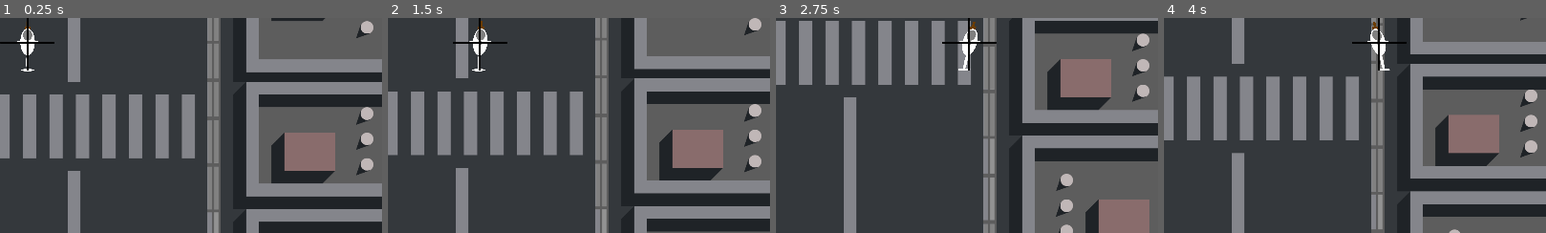
Above: before the commit, frames 1-4 (left to right).
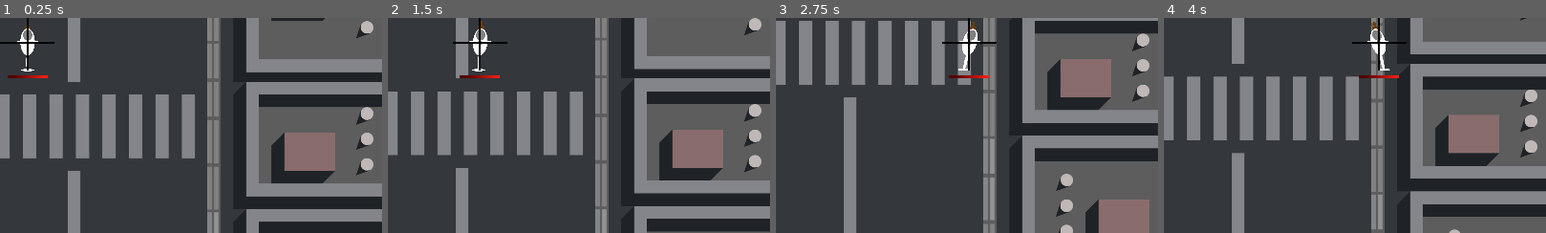
Above: after the commit, the same moments.

Repository: gargamal/alligator
Game: Godot game, scene res://level/game_level.tscn
Two runs of this game, one before a commit and one after it. Both use one fixed random seed, a clock stepped at 60 frames per second and the inputs below.
Inputs:
- Up to frame 1 (0.25 s): no input
- Up to frame 2 (1.5 s): tap Enter at 0.5 s; hold Right (ui_right) 0.53-1.28 s; hold Down (ui_down) from 1.28 s (still down)
- Up to frame 3 (2.75 s): release Down (ui_down) at 2.03 s; hold Right (ui_right) from 2.03 s (still down)
- Up to frame 4 (4 s): release Right (ui_right) at 2.78 s; hold Up (ui_up) 2.78-3.53 s; hold Left (ui_left) from 3.53 s (still down)
The pictures show only the part of the screen within x 46-96%, y 43-93%; the shares and areas given below are measured in that part.

The runs differ from the first frame. In frame 1, 0.1% of the frame differs, in the area x 2-13%, y 26-28%; in frame 2, 0.1%; in frame 3, 0.1%; in frame 4, 0.1%.

Commit message:
add : drop item / fix : bullet collision / up : position enemy / aniamtion helicoptere

Diff:
--- a/bullet/bullet.gd
+++ b/bullet/bullet.gd
@@ -27,9 +27,12 @@
 				if obj_colide != exclude_body:
 					if obj_colide is Player:
 						obj_colide.take_hit(power)
-					elif obj_colide is Enemy:
+						queue_free()
+					elif obj_colide is Enemy and obj_colide.is_alive:
 						obj_colide.take_hit(power)
-				queue_free()
+						queue_free()
+					elif "decor_static" in obj_colide.get_groups():
+						queue_free()
 
 func set_fire(new_direction :Vector2):
 	direction = new_direction
--- a/enemy/Drop/item_drop.gd
+++ b/enemy/Drop/item_drop.gd
@@ -1,16 +1,24 @@
 extends Area2D
 class_name ItemBox
 
-# Called when the node enters the scene tree for the first time.
+enum Type_ItemBox { NONE, WEAPON, HEAL }
+
+@onready var animation_player = $AnimationPlayer
+
+@export_range(0.0, 1.0) var drop_weapon :float = 0.2
+
+var rng = RandomNumberGenerator.new()
+var type_itemBox :Type_ItemBox = Type_ItemBox.NONE
+
 func _ready():
-	pass # Replace with function body.
-
-
-# Called every frame. 'delta' is the elapsed time since the previous frame.
-func _process(delta):
-	pass
-
+	if rng.randf_range(0.0, 1.0) <= drop_weapon:
+		animation_player.play("item_drop_weapon")
+		type_itemBox = Type_ItemBox.WEAPON
+	else:
+		animation_player.play("item_drop_heal")
+		type_itemBox = Type_ItemBox.HEAL
 
 func _on_body_entered(body):
 	if body is Player:
+		body.take_itembox(type_itemBox)
 		queue_free()
--- a/enemy/Drop/item_drop.tscn
+++ b/enemy/Drop/item_drop.tscn
@@ -1,7 +1,8 @@
-[gd_scene load_steps=8 format=3 uid="uid://bgntfh7ttfv45"]
+[gd_scene load_steps=10 format=3 uid="uid://bgntfh7ttfv45"]
 
 [ext_resource type="Script" path="res://enemy/Drop/item_drop.gd" id="1_uaijw"]
 [ext_resource type="Texture2D" uid="uid://dj68pjkhpg1vb" path="res://enemy/Drop/asset/Circle.png" id="2_xw1qx"]
+[ext_resource type="Texture2D" uid="uid://d1osrhq7e56ti" path="res://enemy/Drop/asset/tool_key.png" id="3_2i58n"]
 [ext_resource type="Texture2D" uid="uid://xdpk1ypymrvn" path="res://player/asset/Armelvl1.png" id="3_ypskh"]
 
 [sub_resource type="CircleShape2D" id="CircleShape2D_3m7kw"]
@@ -57,9 +58,146 @@
 "update": 0,
 "values": [Color(1, 1, 0, 0.619608)]
 }
+tracks/4/type = "value"
+tracks/4/imported = false
+tracks/4/enabled = true
+tracks/4/path = NodePath("Heal_Sprite:visible")
+tracks/4/interp = 1
+tracks/4/loop_wrap = true
+tracks/4/keys = {
+"times": PackedFloat32Array(0),
+"transitions": PackedFloat32Array(1),
+"update": 1,
+"values": [true]
+}
+tracks/5/type = "value"
+tracks/5/imported = false
+tracks/5/enabled = true
+tracks/5/path = NodePath("Heal_Sprite:scale")
+tracks/5/interp = 1
+tracks/5/loop_wrap = true
+tracks/5/keys = {
+"times": PackedFloat32Array(0),
+"transitions": PackedFloat32Array(1),
+"update": 0,
+"values": [Vector2(0.25, 0.25)]
+}
+tracks/6/type = "value"
+tracks/6/imported = false
+tracks/6/enabled = true
+tracks/6/path = NodePath("Heal_Sprite:modulate")
+tracks/6/interp = 1
+tracks/6/loop_wrap = true
+tracks/6/keys = {
+"times": PackedFloat32Array(0),
+"transitions": PackedFloat32Array(1),
+"update": 0,
+"values": [Color(1, 1, 1, 1)]
+}
+tracks/7/type = "value"
+tracks/7/imported = false
+tracks/7/enabled = true
+tracks/7/path = NodePath("Heal_Sprite:rotation")
+tracks/7/interp = 1
+tracks/7/loop_wrap = true
+tracks/7/keys = {
+"times": PackedFloat32Array(0),
+"transitions": PackedFloat32Array(1),
+"update": 0,
+"values": [0.0]
+}
+tracks/8/type = "value"
+tracks/8/imported = false
+tracks/8/enabled = true
+tracks/8/path = NodePath("Weapon_Sprite:visible")
+tracks/8/interp = 1
+tracks/8/loop_wrap = true
+tracks/8/keys = {
+"times": PackedFloat32Array(0),
+"transitions": PackedFloat32Array(1),
+"update": 1,
+"values": [true]
+}
+
+[sub_resource type="Animation" id="Animation_tpa27"]
+resource_name = "item_drop_heal"
+length = 2.0
+loop_mode = 1
+tracks/0/type = "value"
+tracks/0/imported = false
+tracks/0/enabled = true
+tracks/0/path = NodePath("Circle_Sprite:modulate")
+tracks/0/interp = 1
+tracks/0/loop_wrap = true
+tracks/0/keys = {
+"times": PackedFloat32Array(0, 1, 2),
+"transitions": PackedFloat32Array(1, 1, 1),
+"update": 0,
+"values": [Color(0.278002, 0.613354, 0.329928, 0.619608), Color(0.278431, 0.611765, 0.329412, 0.180392), Color(0.278431, 0.611765, 0.329412, 0.619608)]
+}
+tracks/1/type = "value"
+tracks/1/imported = false
+tracks/1/enabled = true
+tracks/1/path = NodePath("Heal_Sprite:scale")
+tracks/1/interp = 1
+tracks/1/loop_wrap = true
+tracks/1/keys = {
+"times": PackedFloat32Array(0, 0.5, 1, 1.5, 2),
+"transitions": PackedFloat32Array(1, 1, 1, 1, 1),
+"update": 0,
+"values": [Vector2(0.25, 0.25), Vector2(0.3, 0.3), Vector2(0.25, 0.25), Vector2(0.3, 0.3), Vector2(0.25, 0.25)]
+}
+tracks/2/type = "value"
+tracks/2/imported = false
+tracks/2/enabled = true
+tracks/2/path = NodePath("Heal_Sprite:rotation")
+tracks/2/interp = 1
+tracks/2/loop_wrap = true
+tracks/2/keys = {
+"times": PackedFloat32Array(0, 2),
+"transitions": PackedFloat32Array(1, 1),
+"update": 0,
+"values": [0.0, 6.28319]
+}
+tracks/3/type = "value"
+tracks/3/imported = false
+tracks/3/enabled = true
+tracks/3/path = NodePath("Heal_Sprite:modulate")
+tracks/3/interp = 1
+tracks/3/loop_wrap = true
+tracks/3/keys = {
+"times": PackedFloat32Array(0, 0.5, 1, 1.5, 2),
+"transitions": PackedFloat32Array(1, 1, 1, 1, 1),
+"update": 0,
+"values": [Color(0.627451, 0.619608, 0.698039, 1), Color(0.533333, 0.533333, 0.533333, 1), Color(0.627451, 0.619608, 0.698039, 1), Color(0.533333, 0.533333, 0.533333, 1), Color(0.627451, 0.619608, 0.698039, 1)]
+}
+tracks/4/type = "value"
+tracks/4/imported = false
+tracks/4/enabled = true
+tracks/4/path = NodePath("Weapon_Sprite:visible")
+tracks/4/interp = 1
+tracks/4/loop_wrap = true
+tracks/4/keys = {
+"times": PackedFloat32Array(0),
+"transitions": PackedFloat32Array(1),
+"update": 1,
+"values": [false]
+}
+tracks/5/type = "value"
+tracks/5/imported = false
+tracks/5/enabled = true
+tracks/5/path = NodePath("Heal_Sprite:visible")
+tracks/5/interp = 1
+tracks/5/loop_wrap = true
+tracks/5/keys = {
+"times": PackedFloat32Array(0),
+"transitions": PackedFloat32Array(1),
+"update": 1,
+"values": [true]
+}
 
 [sub_resource type="Animation" id="Animation_bqegi"]
-resource_name = "item_drop"
+resource_name = "item_drop_weapon"
 length = 2.0
 loop_mode = 1
 tracks/0/type = "value"
@@ -110,14 +248,40 @@
 "update": 0,
 "values": [Color(1, 1, 0, 0.619608), Color(1, 1, 0, 0.180392), Color(1, 1, 0, 0.619608)]
 }
+tracks/4/type = "value"
+tracks/4/imported = false
+tracks/4/enabled = true
+tracks/4/path = NodePath("Heal_Sprite:visible")
+tracks/4/interp = 1
+tracks/4/loop_wrap = true
+tracks/4/keys = {
+"times": PackedFloat32Array(0),
+"transitions": PackedFloat32Array(1),
+"update": 1,
+"values": [false]
+}
+tracks/5/type = "value"
+tracks/5/imported = false
+tracks/5/enabled = true
+tracks/5/path = NodePath("Weapon_Sprite:visible")
+tracks/5/interp = 1
+tracks/5/loop_wrap = true
+tracks/5/keys = {
+"times": PackedFloat32Array(0),
+"transitions": PackedFloat32Array(1),
+"update": 1,
+"values": [true]
+}
 
 [sub_resource type="AnimationLibrary" id="AnimationLibrary_ych88"]
 _data = {
 "RESET": SubResource("Animation_m1x2o"),
-"item_drop": SubResource("Animation_bqegi")
+"item_drop_heal": SubResource("Animation_tpa27"),
+"item_drop_weapon": SubResource("Animation_bqegi")
 }
 
 [node name="ItemDrop" type="Area2D"]
+z_index = 1
 collision_layer = 32
 script = ExtResource("1_uaijw")
 
@@ -127,6 +291,8 @@
 texture = ExtResource("2_xw1qx")
 
 [node name="Heal_Sprite" type="Sprite2D" parent="."]
+scale = Vector2(0.25, 0.25)
+texture = ExtResource("3_2i58n")
 
 [node name="Weapon_Sprite" type="Sprite2D" parent="."]
 scale = Vector2(0.305, 0.305)
@@ -142,6 +308,6 @@
 libraries = {
 "": SubResource("AnimationLibrary_ych88")
 }
-autoplay = "item_drop"
+autoplay = "item_drop_weapon"
 
 [connection signal="body_entered" from="." to="." method="_on_body_entered"]
--- a/enemy/assault_tank.tscn
+++ b/enemy/assault_tank.tscn
@@ -130,11 +130,11 @@
 
 [node name="right_shoot" type="RayCast2D" parent="."]
 position = Vector2(-16, 64)
-target_position = Vector2(0, 400)
+target_position = Vector2(0, 600)
 
 [node name="left_shoot" type="RayCast2D" parent="."]
 position = Vector2(16, 64)
-target_position = Vector2(0, 400)
+target_position = Vector2(0, 600)
 
 [node name="Explosion" type="CPUParticles2D" parent="."]
 emitting = false
--- a/enemy/enemy.gd
+++ b/enemy/enemy.gd
@@ -1,14 +1,14 @@
 extends CharacterBody2D
 class_name Enemy
+
+const TIME_ESTIMATE_DISTANCE_CAN_SHOOT :float = 4.0
 
 @export var speed :float = 200.0
 @export var speed_up :float = 800.0
 @export var life_max :float = 10.0
-var life :float = life_max
 @export var smooth :float = 5.0
 @export var player :Player
 @export var max_distance_between_player :float = 900.0
-@export var margin_can_shoot :float = 400.0
 @export var margin_shoot_range :float = 500.0
 @export var bullet_cooldown :float = 0.75
 @export var world :Node2D
@@ -34,19 +34,27 @@
 
 
 signal i_am_ready_enemy(my_self)
+signal i_am_death(my_self)
 
 enum Enemy_State { IDLE, MOVE_UP, MOVE_DOWN, MOVE_SIDE_LEFT, MOVE_SIDE_RIGHT, SHOOT }
 
 var enemy_state :Enemy_State = Enemy_State.IDLE
 var previous_enemy_state :Enemy_State = Enemy_State.IDLE
 var bullet_time :float = 0.0
+var life :float = life_max
+var margin_can_shoot :float = 400.0
+var rng = RandomNumberGenerator.new()
+var time_estimate_distance_can_shoot :float = 0.0
 
 func _ready():
 	emit_signal("i_am_ready_enemy", self)
+	margin_can_shoot = rng.randf_range(100.0 , 500.0)
+	time_estimate_distance_can_shoot = rng.randf_range(0.0, TIME_ESTIMATE_DISTANCE_CAN_SHOOT)
 
 func _physics_process(delta :float):
 	if is_running:
 		if is_alive:
+			process_distance_can_shoot(delta)
 			state_machine()
 			var direction :Vector2 = process_direction()
 			velocity = lerp(velocity, process_velocity(direction), smooth * delta)
@@ -56,6 +64,11 @@
 
 			previous_enemy_state = enemy_state
 
+func process_distance_can_shoot(delta :float):
+	time_estimate_distance_can_shoot += delta
+	if time_estimate_distance_can_shoot > TIME_ESTIMATE_DISTANCE_CAN_SHOOT:
+		margin_can_shoot = rng.randf_range(100.0 , 500.0)
+		time_estimate_distance_can_shoot = 0.0
 
 func rotation_animation(delta :float, direction :Vector2):
 	sprite_2d.rotation = lerp_angle(sprite_2d.rotation, estimate_target_angle(direction), estimate__angle_smooth() * delta)
@@ -200,8 +213,9 @@
 	if is_alive:
 		is_alive = false
 		ourself.collision_mask = 4
-		ourself.collision_layer = 4
+		ourself.collision_layer = 32
 		process_explosion()
+		emit_signal("i_am_death", self)
 
 func process_explosion():
 	explosion.emitting = true
--- a/enemy/helicopter.gd
+++ b/enemy/helicopter.gd
@@ -8,6 +8,7 @@
 func death():
 	super()
 	animation_player.stop()
+	z_index = 0
 
 func rotation_animation(_delta :float, direction :Vector2):
 	cockpit_sprite.skew = lerp(cockpit_sprite.skew, -direction.x * PI/15.0, 0.1)
--- a/enemy/helicopter.tscn
+++ b/enemy/helicopter.tscn
@@ -56,7 +56,7 @@
 colors = PackedColorArray(0.219501, 0.219501, 0.219501, 1, 0.490196, 0.490196, 0.490196, 1, 1, 1, 1, 0)
 
 [node name="helicopter" type="CharacterBody2D"]
-z_index = 1
+z_index = 2
 collision_layer = 2
 collision_mask = 11
 motion_mode = 1
@@ -109,11 +109,11 @@
 
 [node name="right_shoot" type="RayCast2D" parent="."]
 position = Vector2(-16, 64)
-target_position = Vector2(2.08165e-12, 300)
+target_position = Vector2(0, 600)
 
 [node name="left_shoot" type="RayCast2D" parent="."]
 position = Vector2(16, 64)
-target_position = Vector2(2.08165e-12, 300)
+target_position = Vector2(0, 600)
 
 [node name="Explosion" type="CPUParticles2D" parent="."]
 emitting = false
--- a/enemy/jeep.tscn
+++ b/enemy/jeep.tscn
@@ -44,11 +44,11 @@
 
 [node name="right_shoot" type="RayCast2D" parent="."]
 position = Vector2(-16, 64)
-target_position = Vector2(2.08165e-12, 300)
+target_position = Vector2(0, 600)
 
 [node name="left_shoot" type="RayCast2D" parent="."]
 position = Vector2(16, 64)
-target_position = Vector2(2.08165e-12, 300)
+target_position = Vector2(0, 600)
 
 [node name="Explosion" type="CPUParticles2D" parent="."]
 emitting = false
--- a/level/game_level.gd
+++ b/level/game_level.gd
@@ -11,6 +11,7 @@
 @onready var level_a_0 = $level/level_a0
 @onready var enemy = $enemy
 @onready var bullet = $bullet
+@onready var drop_item = $drop_item
 
 @export var level_scene_1 :PackedScene
 @export var level_scene_2 :PackedScene
@@ -71,6 +72,7 @@
 	level_inst.previous = actual_level.next
 	level_inst.previous.next = level_inst
 	level_inst.world = enemy
+	level_inst.world_drop_item = drop_item
 
 	level_inst.connect("spawn_new_level", _on_spawn_new_level)
 	level_inst.connect("block_last_level", _on_block_last_level)
--- a/level/game_level.tscn
+++ b/level/game_level.tscn
@@ -13,24 +13,33 @@
 
 [node name="level" type="Node2D" parent="."]
 
-[node name="level_a0" parent="level" node_paths=PackedStringArray("next") instance=ExtResource("1_o0yc1")]
+[node name="level_a0" parent="level" node_paths=PackedStringArray("next", "world_drop_item") instance=ExtResource("1_o0yc1")]
 position = Vector2(0, 1080)
 next = NodePath("../level_a1")
+world_drop_item = NodePath("../../drop_item")
+item_drop_scene = ExtResource("3_2i3rj")
 
-[node name="level_a1" parent="level" node_paths=PackedStringArray("previous", "next") instance=ExtResource("1_o0yc1")]
+[node name="level_a1" parent="level" node_paths=PackedStringArray("previous", "next", "world_drop_item") instance=ExtResource("1_o0yc1")]
 previous = NodePath("../level_a0")
 next = NodePath("../level_a2")
+world_drop_item = NodePath("../../drop_item")
+item_drop_scene = ExtResource("3_2i3rj")
 
-[node name="level_a2" parent="level" node_paths=PackedStringArray("previous") instance=ExtResource("1_o0yc1")]
+[node name="level_a2" parent="level" node_paths=PackedStringArray("previous", "world_drop_item") instance=ExtResource("1_o0yc1")]
 position = Vector2(0, -1040)
 previous = NodePath("../level_a1")
+world_drop_item = NodePath("../../drop_item")
+item_drop_scene = ExtResource("3_2i3rj")
 
 [node name="enemy" type="Node2D" parent="."]
+
+[node name="drop_item" type="Node2D" parent="."]
 
 [node name="player" type="Node2D" parent="."]
 
 [node name="player" parent="player" node_paths=PackedStringArray("world") instance=ExtResource("2_idgyi")]
 position = Vector2(955, 992)
+life = 50.0
 world = NodePath("../../bullet")
 
 [node name="camera" parent="player" node_paths=PackedStringArray("player") instance=ExtResource("4_6heqf")]
--- a/level/level.gd
+++ b/level/level.gd
@@ -18,10 +18,13 @@
 @export var previous :Level
 @export var next :Level
 @export var world :Node2D
+@export var world_drop_item :Node2D
 @export var assault_tank_scene :PackedScene
 @export var helicopter_scene :PackedScene
 @export var jeep_scene :PackedScene
 @export var artillery_scene :PackedScene
+@export var item_drop_scene :PackedScene
+@export_range(0.0, 1.0) var drop_chance :float = 0.2
 
 var array_of_spawn :Array = []
 var scene_of_spawn :Array = []
@@ -50,9 +53,16 @@
 		enemy.world = bullet_world
 		enemy.player = player
 		enemy.connect("i_am_ready_enemy", _on_enemy_is_ready)
+		enemy.connect("i_am_death", _on_enemy_is_death)
 		world.add_child(enemy)
 		enemy.global_position = point_spawn.global_position
 		work_arr.remove_at(index)
+
+func _on_enemy_is_death(enemy :Enemy):
+	if rng.randf_range(0.0, 1.0) <= drop_chance:
+		var item_drop :ItemBox = item_drop_scene.instantiate()
+		world_drop_item.add_child(item_drop)
+		item_drop.global_position = enemy.global_position
 
 func _on_enemy_is_ready(enemy :Enemy):
 	enemy.is_running = true
--- a/level/level_A1.tscn
+++ b/level/level_A1.tscn
@@ -1,10 +1,11 @@
-[gd_scene load_steps=15 format=3 uid="uid://b4c1q3jiadym1"]
+[gd_scene load_steps=16 format=3 uid="uid://b4c1q3jiadym1"]
 
 [ext_resource type="Script" path="res://level/level.gd" id="1_pduli"]
 [ext_resource type="PackedScene" uid="uid://dg5dmtikklnwn" path="res://enemy/assault_tank.tscn" id="2_cb05k"]
 [ext_resource type="PackedScene" uid="uid://bbtkbj3sj8rn1" path="res://enemy/helicopter.tscn" id="3_7hinm"]
 [ext_resource type="PackedScene" uid="uid://pu6gx570i247" path="res://enemy/jeep.tscn" id="3_q0cp1"]
 [ext_resource type="Texture2D" uid="uid://bjiiouh5otxtt" path="res://level/asset/city_1.png" id="4_2dmgx"]
+[ext_resource type="PackedScene" uid="uid://bgntfh7ttfv45" path="res://enemy/Drop/item_drop.tscn" id="5_80beb"]
 
 [sub_resource type="Gradient" id="Gradient_3vfy3"]
 colors = PackedColorArray(0.489622, 0.489622, 0.489622, 1, 0.490196, 0.490196, 0.490196, 1)
@@ -39,6 +40,7 @@
 assault_tank_scene = ExtResource("2_cb05k")
 helicopter_scene = ExtResource("3_7hinm")
 jeep_scene = ExtResource("3_q0cp1")
+item_drop_scene = ExtResource("5_80beb")
 
 [node name="road2_sprite" type="Sprite2D" parent="."]
 position = Vector2(960, 540)
@@ -109,7 +111,7 @@
 shape = SubResource("RectangleShape2D_e08w4")
 debug_color = Color(0.647492, 0.521134, 3.85046e-07, 0.42)
 
-[node name="blocker" type="StaticBody2D" parent="."]
+[node name="blocker" type="StaticBody2D" parent="." groups=["decor_static"]]
 collision_layer = 0
 collision_mask = 0
 
--- a/player/player.gd
+++ b/player/player.gd
@@ -3,16 +3,22 @@
 
 enum Movement_State { IDLE, RUN }
 enum Shoot_State { IDLE, SHOOT }
+enum Level_Weapon { BASIC, DOUBLE, TRIPLE }
 
-@onready var target = $target
+@onready var main_target = $targets/main_target
+@onready var left_target = $targets/left_target
+@onready var right_target = $targets/right_target
 @onready var cockpit_sprite = $cockpit_sprite
 @onready var weapon_sprite = $weapon_sprite
-
+@onready var weapon_double_sprite = $weapon_double_sprite
+@onready var life_level = $life_level
 
 @export var speed :float = 500.0
-@export var life :int = 100
+@export var life :float = 50.0
+@export var life_max :float = 50.0
 @export var smooth :float = 1.0
 @export var bullet_cooldown :float = 0.2
+@export var percent_healing :float = 0.25
 @export var world :Node2D
 @export var bullet_scene :PackedScene
 
@@ -21,6 +27,12 @@
 var movement_state :Movement_State = Movement_State.IDLE
 var shoot_state :Shoot_State = Shoot_State.IDLE
 var bullet_time :float = 0.0
+var level_weapon :Level_Weapon = Level_Weapon.BASIC
+
+func _ready():
+	life = life_max
+	life_level.visible = true
+	animation_weapon()
 
 func _physics_process(delta :float):
 	velocity = lerp(velocity, input_dir * get_speed(), smooth * delta)
@@ -59,11 +71,47 @@
 		var bullet :Bullet = bullet_scene.instantiate()
 		world.add_child(bullet)
 		bullet.exclude_body = self
-		bullet.global_position = target.global_position
-		bullet.direction = (target.global_position - global_position).normalized()
-		bullet.origin = target.global_position
+		bullet.global_position = main_target.global_position
+		bullet.direction = (main_target.global_position - global_position).normalized()
+		bullet.origin = main_target.global_position
 		bullet_time = 0.0
 
 func take_hit(power: int):
-	life -= power
-	print("player life=", life)
+	var tween :Tween = get_tree().create_tween()
+	tween.tween_method(set_life, life, life- power, 1.0).set_trans(Tween.TRANS_SINE)
+
+	if level_weapon != Level_Weapon.BASIC:
+		@warning_ignore("int_as_enum_without_cast")
+		level_weapon -= 1
+		animation_weapon()
+
+func take_itembox(itembox :ItemBox.Type_ItemBox):
+	match itembox:
+		ItemBox.Type_ItemBox.HEAL:
+			var tween :Tween = get_tree().create_tween()
+			tween.tween_method(set_life, life, life + (life_max - life) * percent_healing, 1.0).set_trans(Tween.TRANS_SINE)
+
+		ItemBox.Type_ItemBox.WEAPON:
+			if level_weapon != Level_Weapon.TRIPLE:
+				@warning_ignore("int_as_enum_without_cast")
+				level_weapon += 1
+				animation_weapon()
+
+func set_life(new_life :float):
+	life = new_life
+	if life > 1.0:
+		life_level.texture.width = int(life / life_max * 100.0 + .5)
+	else:
+		life_level.visible = false
+
+func animation_weapon():
+	match level_weapon:
+		Level_Weapon.BASIC:
+			weapon_sprite.visible = true
+			weapon_double_sprite.visible = false
+		Level_Weapon.DOUBLE:
+			weapon_sprite.visible = false
+			weapon_double_sprite.visible = true
+		Level_Weapon.TRIPLE:
+			weapon_sprite.visible = true
+			weapon_double_sprite.visible = true
--- a/player/player.tscn
+++ b/player/player.tscn
@@ -1,8 +1,9 @@
-[gd_scene load_steps=10 format=3 uid="uid://bapw7sr4haclc"]
+[gd_scene load_steps=13 format=3 uid="uid://bapw7sr4haclc"]
 
 [ext_resource type="Script" path="res://player/player.gd" id="1_8wmr0"]
 [ext_resource type="PackedScene" uid="uid://bow40sr71gndy" path="res://bullet/bullet.tscn" id="2_fvypt"]
 [ext_resource type="Texture2D" uid="uid://xdpk1ypymrvn" path="res://player/asset/Armelvl1.png" id="3_nww2b"]
+[ext_resource type="Texture2D" uid="uid://by7uo10544i08" path="res://player/asset/Armeslvl2.png" id="4_7bnte"]
 [ext_resource type="Texture2D" uid="uid://ceqkvis8lgfrw" path="res://player/asset/Cockpit_Helicot.png" id="4_26pmp"]
 [ext_resource type="Texture2D" uid="uid://dgnxc3h01e3yn" path="res://player/asset/Rotor1.png" id="5_thjcd"]
 
@@ -46,16 +47,28 @@
 "rotor": SubResource("Animation_2eb17")
 }
 
+[sub_resource type="Gradient" id="Gradient_eymlk"]
+offsets = PackedFloat32Array(0, 0.15, 1)
+colors = PackedColorArray(0.32549, 0, 0, 1, 0.32549, 0, 0, 1, 0.999657, 0.125947, 0.0876117, 1)
+
+[sub_resource type="GradientTexture2D" id="GradientTexture2D_sif7m"]
+gradient = SubResource("Gradient_eymlk")
+width = 100
+height = 8
+
 [node name="player" type="CharacterBody2D"]
-z_index = 1
+z_index = 2
 collision_mask = 18
 script = ExtResource("1_8wmr0")
-life = 30
 bullet_scene = ExtResource("2_fvypt")
 
 [node name="weapon_sprite" type="Sprite2D" parent="."]
 scale = Vector2(0.305, 0.305)
 texture = ExtResource("3_nww2b")
+
+[node name="weapon_double_sprite" type="Sprite2D" parent="."]
+scale = Vector2(0.305, 0.305)
+texture = ExtResource("4_7bnte")
 
 [node name="cockpit_sprite" type="Sprite2D" parent="."]
 position = Vector2(9.53674e-07, 0)
@@ -64,9 +77,6 @@
 
 [node name="col" type="CollisionShape2D" parent="."]
 shape = SubResource("RectangleShape2D_20uhp")
-
-[node name="target" type="Marker2D" parent="."]
-position = Vector2(0, -88)
 
 [node name="rotor_sprite" type="Sprite2D" parent="."]
 position = Vector2(4.5759e-14, -9)
@@ -80,3 +90,19 @@
 }
 autoplay = "rotor"
 speed_scale = 2.0
+
+[node name="targets" type="Node2D" parent="."]
+
+[node name="main_target" type="Marker2D" parent="targets"]
+position = Vector2(0, -88)
+
+[node name="left_target" type="Marker2D" parent="targets"]
+position = Vector2(32, -72)
+
+[node name="right_target" type="Marker2D" parent="targets"]
+position = Vector2(-32, -72)
+
+[node name="life_level" type="Sprite2D" parent="."]
+position = Vector2(-50, 72)
+texture = SubResource("GradientTexture2D_sif7m")
+centered = false
--- a/project.godot
+++ b/project.godot
@@ -40,6 +40,7 @@
 2d_physics/layer_3="ground_enemy"
 2d_physics/layer_4="bullet"
 2d_physics/layer_5="decor_static"
+2d_physics/layer_6="dead_enemy"
 
 [rendering]
 
Binary file added: enemy/Drop/asset/tool_key.png
